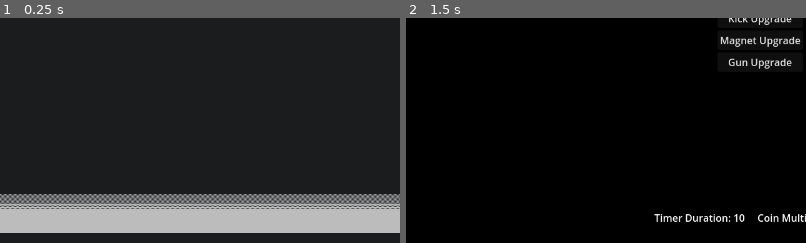
Above: before the commit, frames 1-2 (left to right).
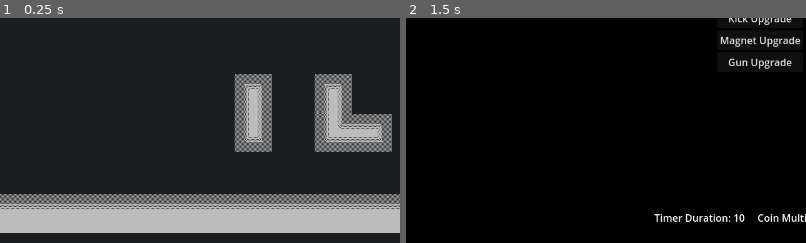
Above: after the commit, the same moments.

Repository: ParryTotato/1BitJam2025
Game: Godot game, scene res://Scenes/Main/main.tscn
The game is run twice, just before and just after one commit, with the same random seed, the same clock (stepped at 60 frames per second) and the same inputs. Before the commit the project starts from res://Scenes/main.tscn.
Inputs:
- Up to frame 1 (0.25 s): no input
- Up to frame 2 (1.5 s): tap Enter (ui_accept) at 0.5, 0.77 s; hold Right (ui_right) 0.53-1.25 s; click "Timer Upgrade" at 1.25 s
The pictures show only the part of the screen within x 6-56%, y 50-100%; the shares and areas given below are measured in that part.

The runs differ from the first frame. In frame 1, 8.1% of the frame differs, in the area x 58-98%, y 24-60%; in frame 2, nothing differs.

Commit message:
calm before the storm

Diff:
--- a/Scenes/main.tscn
+++ b/Scenes/Main/main.tscn
@@ -1,15 +1,15 @@
 [gd_scene load_steps=10 format=4 uid="uid://bh8cpqp8e8p50"]
 
-[ext_resource type="Script" uid="uid://dikh1o0j2gd5r" path="res://Scenes/main.gd" id="1_21xkr"]
-[ext_resource type="Texture2D" uid="uid://igcvfq056q7l" path="res://Assets/spr_walls.png" id="1_h1bgf"]
-[ext_resource type="Script" uid="uid://bi60grvgkf1q3" path="res://Scenes/timer.gd" id="3_fevyy"]
-[ext_resource type="PackedScene" uid="uid://bnva6bahaqsv3" path="res://Scenes/Coins/coin.tscn" id="4_fevyy"]
-[ext_resource type="PackedScene" path="res://Scenes/Player/player.tscn" id="5_21xkr"]
-[ext_resource type="PackedScene" path="res://Scenes/Box/box.tscn" id="6_6bp64"]
-[ext_resource type="PackedScene" uid="uid://ckphg4em2upsh" path="res://Scenes/UpgradeShop/upgrade_shop.tscn" id="7_6bp64"]
+[ext_resource type="Script" uid="uid://dikh1o0j2gd5r" path="res://Scenes/Main/main.gd" id="1_xlvfx"]
+[ext_resource type="Texture2D" uid="uid://igcvfq056q7l" path="res://Assets/spr_walls.png" id="2_y3v7k"]
+[ext_resource type="Script" uid="uid://bi60grvgkf1q3" path="res://Scenes/timer.gd" id="3_hryqi"]
+[ext_resource type="PackedScene" uid="uid://bnva6bahaqsv3" path="res://Scenes/Coins/coin.tscn" id="4_imbg2"]
+[ext_resource type="PackedScene" uid="uid://b80me8jbqhh2t" path="res://Scenes/Player/player.tscn" id="5_hfg1r"]
+[ext_resource type="PackedScene" path="res://Scenes/Box/box.tscn" id="6_4e4y2"]
+[ext_resource type="PackedScene" uid="uid://ckphg4em2upsh" path="res://Scenes/UpgradeShop/upgrade_shop.tscn" id="7_6t3k2"]
 
 [sub_resource type="TileSetAtlasSource" id="TileSetAtlasSource_h1bgf"]
-texture = ExtResource("1_h1bgf")
+texture = ExtResource("2_y3v7k")
 texture_region_size = Vector2i(64, 64)
 0:0/0 = 0
 0:0/0/terrain_set = 0
@@ -400,7 +400,7 @@
 sources/1 = SubResource("TileSetAtlasSource_h1bgf")
 
 [node name="Main" type="Node2D"]
-script = ExtResource("1_21xkr")
+script = ExtResource("1_xlvfx")
 
 [node name="Background" type="ColorRect" parent="."]
 offset_right = 1280.0
@@ -410,11 +410,11 @@
 
 [node name="Walls" type="TileMapLayer" parent="."]
 position = Vector2(-1, 0)
-tile_map_data = PackedByteArray("AAABAAAAAQABAAAAAAACAAAAAQA …(1312 unchanged characters)… HAAEAAAARAAgAAQAHAAEAAAASAAgAAQAFAAEAAAA=")
+tile_map_data = PackedByteArray("AAABAAAAAQABAAAAAAACAAAAAQA …(1312 unchanged characters)… HAAEAAAARAAgAAQAHAAEAAAASAAgAAQAFAAEAAAAKAAgAAQACAAUAAAAJAAgAAQAAAAoAAAAJAAcAAQABAAQAAAAHAAgAAQABAAYAAAAHAAcAAQABAAQAAAA=")
 tile_set = SubResource("TileSet_b3802")
 
 [node name="Timer" type="CanvasLayer" parent="."]
-script = ExtResource("3_fevyy")
+script = ExtResource("3_hryqi")
 
 [node name="ColorRect" type="ColorRect" parent="Timer"]
 anchors_preset = 5
@@ -439,13 +439,13 @@
 text = "0:30"
 horizontal_alignment = 1
 
-[node name="Coin" parent="." instance=ExtResource("4_fevyy")]
+[node name="Coin" parent="." instance=ExtResource("4_imbg2")]
 position = Vector2(416, 288)
 
-[node name="Player" parent="." instance=ExtResource("5_21xkr")]
+[node name="Player" parent="." instance=ExtResource("5_hfg1r")]
 position = Vector2(96, 96)
 
-[node name="Box" parent="." groups=["box"] instance=ExtResource("6_6bp64")]
+[node name="Box" parent="." groups=["box"] instance=ExtResource("6_4e4y2")]
 position = Vector2(160, 160)
 
 [node name="UI" type="Control" parent="."]
Renamed: Scenes/main.gd -> Scenes/Main/main.gd
Renamed: Scenes/main.gd.uid -> Scenes/Main/main.gd.uid
Not shown: 1 places in Scenes/Main/main.tscn that only renumber resources
Not shown: 1 places in Scenes/Player/player.tscn that only renumber resources
